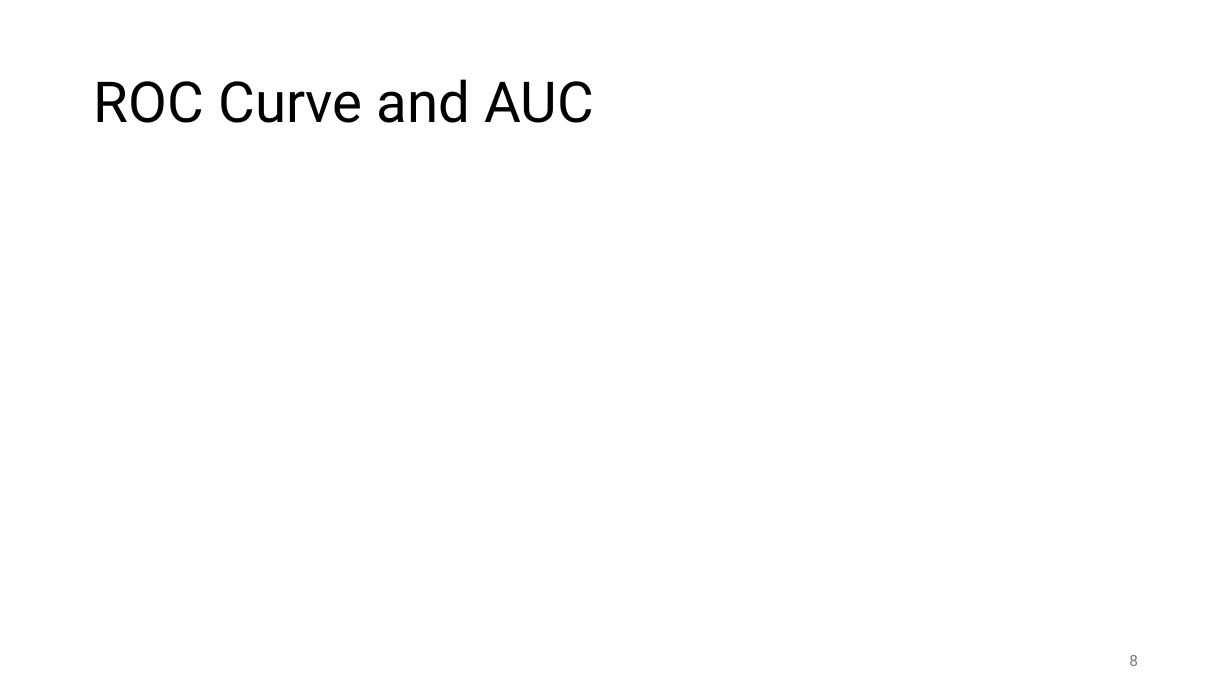
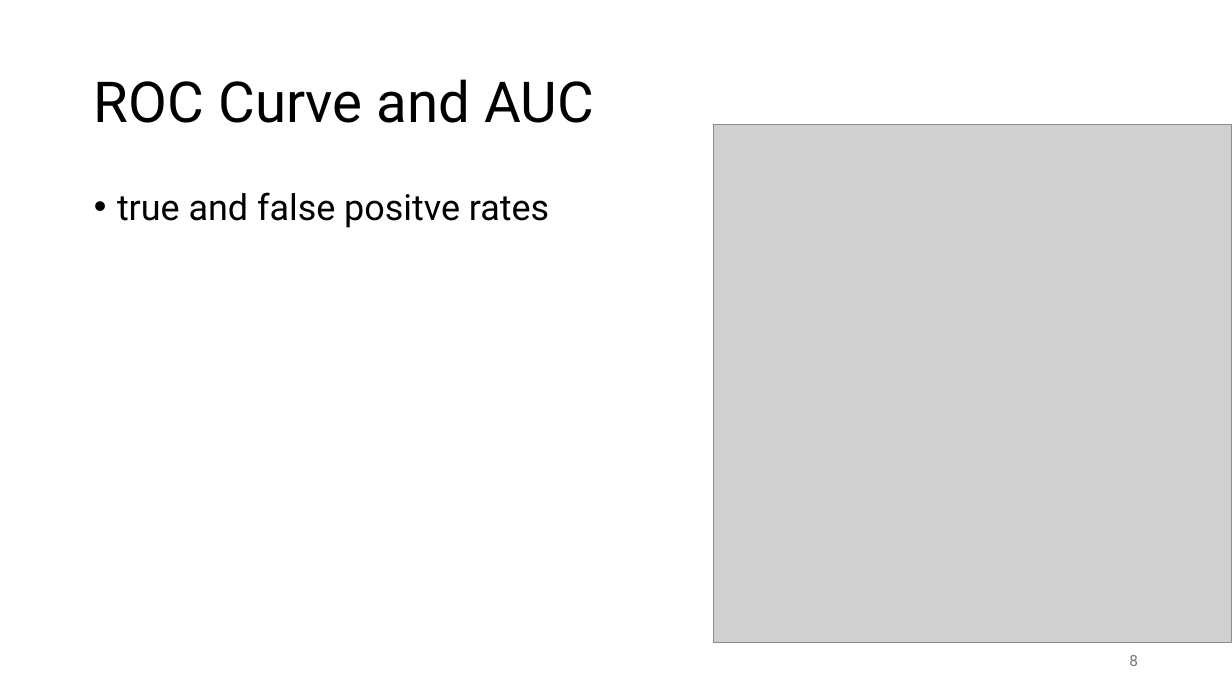
Before and after one commit to FelixWick/data_science, a slide deck: slide 8 of slides/7_model_evaluation.pptx. Drawn at 1232x693 pixels with LibreOffice and Linux fonts; fonts in the diff are those of the drawing; grey boxes stand for pictures. Boxes give left, top, right and bottom in pixels: in the first picture for what was removed or moved away, otherwise in the second. Text is boxed around its words. In the diff, an @@ line names an element or a change of style, - is before the commit and + after.

```diff
--- a/slides/7_model_evaluation.pptx
+++ b/slides/7_model_evaluation.pptx
@@ picture added at <box>714,124,1232,642</box> @@
@@ text added at <box>117,192,549,228</box>, 28 pt, text #000000 @@
+• true and false positve rates
```
Also in this commit, not shown: 4 other slides changed, 1 slide added, 1 slide removed, 5 other files.
